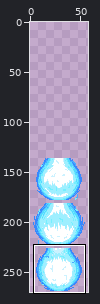
Two versions of one sprite sheet, Skills/TrueKamehameha/TrueKamehamehaWave.png. The first picture is a wide view before the edit; the outline marks the close-up.
Close-up. Before the commit:
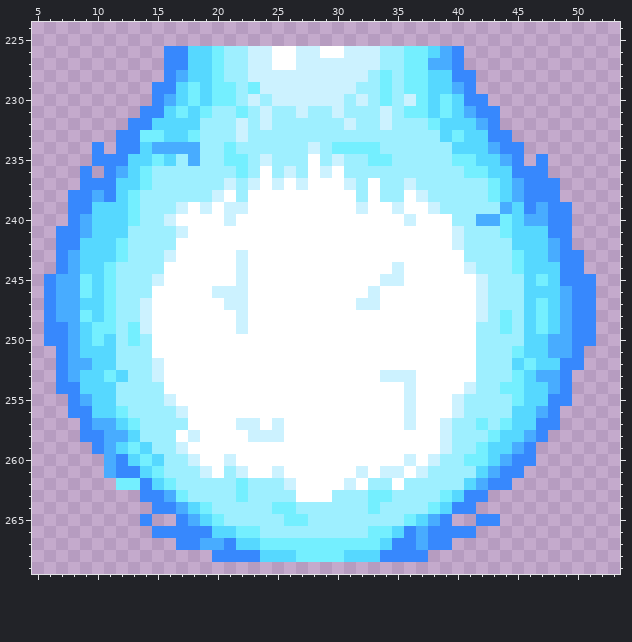
The file is 108x270 pixels, drawn in blocks of 2x2; one block is one cell here. Shown: x 5..53, y 224..269. The old version is drawn lined up with the new one, on the new canvas. The commit also changed other parts of the picture, which this record leaves out.
After:
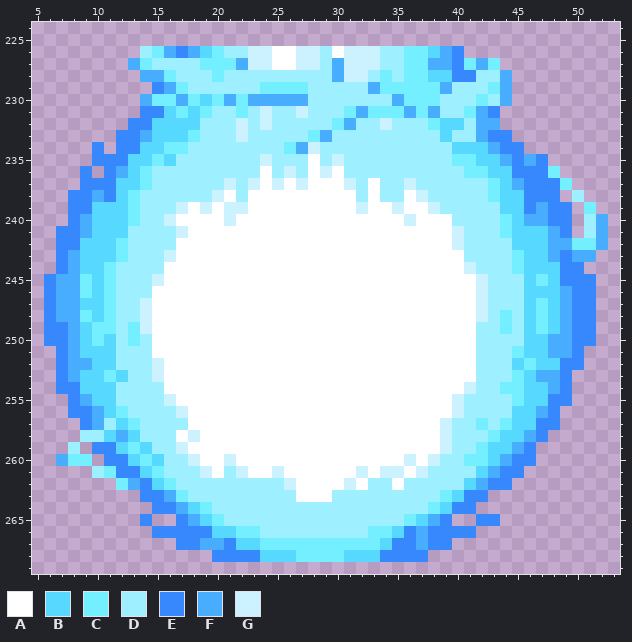
Palette (. is transparent): A #ffffff  B #56d8ff  C #74efff  D #9eefff  E #3788fd  F #48acff  G #ccf2ff
Change:
canvas 54x135 -> 58x270, the old top-left corner now at 2,135
@@ x 5..53 @@
 225 .................................................
-226 ...........EEBBCDDGGAAGGAAGGGDDCCBFE.............
-227 ...........EEBBCDDGGAAGGGGGGGDDCCFFE.............
-228 ...........EFBBCDDGGGGGGGGGGDCDCCBBEE............
-229 ..........EEBCBCCDCGGGGGGGGDDCDCCBBFE............
-230 ..........EFBCBCCDGDGGGGGGDGDCDGCBCBEE...........
-231 .........EEBCBCDDCDGDDGDDGDDDGDCCBCBFEE..........
-232 ........EEBBBBDDDGDGDDDDDDGDDGDDDCBBBFE..........
-233 .......EECCBBCDDDGDDDDDDDDDDDDDDDDBCBBEE.........
-234 .....E.EEBFFFFDDCDDDDDDGDCCCCDDDDDDBBBFEE........
-235 .....EEEBBCBDFDDCCDGDDDADGDDCCDDDDDCCBBFE.E......
-236 ....E.EFBCDDDDDDDCDADGDAGADDDDDDDDDDCCBBEEE......
-237 ....EEEBBCDDDDDDGDGAGAGAAAGDADDGDDDDDDCBFEEE.....
-238 ...EEFEBCDDDDDDGADAAAAAAAAADADDAGDDDDDCBFEEE.....
-239 ...EEBBBCDDDGAGAGGAAAAAAAAAGAAGAAGDDDDDFBEFEE....
-240 ...EFBBBCDDGAAAAGAAAAAAAAAAAAAAGAAADDFFCBFFEE....
-241 ..EEFBBBDDDDGAAAAAAAAAAAAAAAAAAAAAAGDDDCBBBEE....
-242 ..EEBBBCDDDDAAAAAAAAAAAAAAAAAAAAAAAGDDDDBBBFE....
-243 ..EFBBBCDDDGAAAAAGAAAAAAAAAAAAAAAAAADDDDCBBFEE...
-244 ..EFBBCDDDDAAAAAAGAAAAAAAAAAAAGAAAAAGDDDCBBBEE...
-245 .EFFCBCDDDGAAAAAAGAAAAAAAAAAAGGAAAAAAGDDDBCBEEE..
-246 .EFFCBCDDDAAAAAGGGAAAAAAAAAAGAAAAAAAAGDDDBBBFEE..
-247 .EFFBBCDDGAAAAAAGGAAAAAAAAAGGAAAAAAAAGDDDBCBFEE..
-248 .EFFCBCDDGAAAAAAAGAAAAAAAAAAAAAAAAAAAGDCDBCBFEE..
-249 .EEFBCCDCGAAAAAAAGAAAAAAAAAAAAAAAAAAADDCDBCBFEE..
+226 .........DCFEFBCDDGGAAGGDAGGGDDCCBFE.............
+227 ........FCDDDDCCCFGGAAGGDFGGGDDCCFFECFC..........
+228 .........FFCDDDCDDDDDDDDDFGGDCDCCBBEEDDF.........
+229 ..........EFCDDDDDDCCCCDDDDDFCCCCCFDDDCF.........
+230 .........FCCFCBCFCFFFFFDDDDDDDFCCCDDDCDF.........
+231 .........EEBCBCDDCDGDDGDDDCFCCCFCFDDCFE..........
+232 ........EEBBBBDDDGDGDDDDDCFDDGDDDCBBDFF..........
+233 .......EEFBBBCDDDGDDDDDCFDDDDDDDDDBDDFEE.........
+234 .....E.EEBBCCDDDDDDDDCFGDDDDDDDDDDDBBBFEE........
+235 .....EEEBBCBDDDDDDDGDDDADGDDDDDDDDDCCBBFEFE......
+236 ....E.EFBCDDDDDDDDDADGDAGADDDDDDDDDDCCBBEEEC.....
+237 ....EEEBBCDDDDDDGDGAGAGAAAGDADDGDDDDDDCBFEEEC....
+238 ...EEFEBCDDDDDDGADAAAAAAAAADADDAGDDDDDCBBEEE.D...
+239 ...EEBBBCDDDGAGAGGAAAAAAAAAGAAGAAGDDDDDBBEFEE.C..
+240 ...EFBBBCDDGAAAAGAAAAAAAAAAAAAAGAAADDDDCBFFEE.DF.
+241 ..EEFBBBDDDDGAAAAAAAAAAAAAAAAAAAAAAGDDDCBBBFE.DF.
+242 ..EEBBBCDDDDAAAAAAAAAAAAAAAAAAAAAAAGDDDDBBBFFCCF.
+243 ..EFBBBCDDDGAAAAAAAAAAAAAAAAAAAAAAAADDDDCBBFEFF..
+244 ..EFBBCDDDDAAAAAAAAAAAAAAAAAAAAAAAAAGDDDCBBBEE...
+245 .EFFCBCDDDGAAAAAAAAAAAAAAAAAAAAAAAAAAGDDDBCBEEE..
+246 .EFFCBCDDDAAAAAAAAAAAAAAAAAAAAAAAAAAAGDDDBBBFEE..
+247 .EFFBBCDDGAAAAAAAAAAAAAAAAAAAAAAAAAAAGDDDBCBFEE..
+248 .EFFCBCDDGAAAAAAAAAAAAAAAAAAAAAAAAAAAGDCDBCBFEE..
+249 .EEFBCCDCGAAAAAAAAAAAAAAAAAAAAAAAAAAADDCDBCBFEE..
 250 .EEFBCBDCDAAAAAAAAAAAAAAAAAAAAAAAAAAADDDDBBFFEE..
@@ x 5..38 @@
 252 ..EFFBBDDDGAAAAAAAAAAAAAAAAAAAAAAA
-253 ..EFBBCBDDGAAAAAAAAAAAAAAAAAAGGGAA
-254 ..EEBBBDDDDAAAAAAAAAAAAAAAAAAAAGAA
-255 ...EFBBDDDDGAAAAAAAAAAAAAAAAAAAGAA
-256 ...EEBBCDDDDGAAAAAAAAAAAAAAAAAAGAA
-257 ....EFFBCDDDDAAAAGGAGAAAAAAAAAAGAA
-258 ....EEFFBDDDAGAAAAGGGAAAAAAAAAAAAA
-259 .....EFBCBDDGAAAAAAAAAAAAAAAAAAAAA
-260 ......FEBCBDDGAAGAAAAAAAAAAAAAAGAG
-261 ......FEEBCDDDGADGAAGAAAAAAGAGGAGD
-262 .......CCEBCDDDDDCDDDGAAAAGADDADDD
-263 .........EEFCDDDDCDDDDAAADDDCCDDDD
-264 ..........EEFBCDDDDDCCDDDDDDCDDDDC
-265 .........E..EFBCDDDDDCCDDDDDDDDCBF
+253 ..EFBBCBDDGAAAAAAAAAAAAAAAAAAAAAAA
+254 ..EEBBBDDDDAAAAAAAAAAAAAAAAAAAAAAA
+255 ...EFBBDDDDGAAAAAAAAAAAAAAAAAAAAAA
+256 ...EEFBCDDDDGAAAAAAAAAAAAAAAAAAAAA
+257 ....EFDBCDDDDAAAAAAAAAAAAAAAAAAAAA
+258 ....DDBFBDDDAGAAAAAAAAAAAAAAAAAAAA
+259 ...D.EEBCBDDGAAAAAAAAAAAAAAAAAAAAA
+260 ..FCC.EEBCBDDGAAGAAAAAAAAAAAAAAGAG
+261 .....DCEEBCDDDGADGAAGAAAAAAGAGGAGD
+262 .......CFEBCDDDDDDDDDGAAAAGADDADDD
+263 .........EEFCDDDDDDDDDAAADDDDDDDDD
+264 ..........EEFBCDDDDDDDDDDDDDDDDDDC
+265 .........E..EFBCDDDDDDDDDDDDDDDCBF
 266 ..........EEEEEBBCCDDDDDDDDDCCBEFE
Boxes around the changes in both close-ups, in picture pixels (x1, y1, x2, y2):
changed: (128, 46, 608, 334)
changed: (380, 370, 416, 430)
changed: (56, 406, 140, 490)
changed: (236, 418, 308, 526)
changed: (368, 490, 392, 514)
